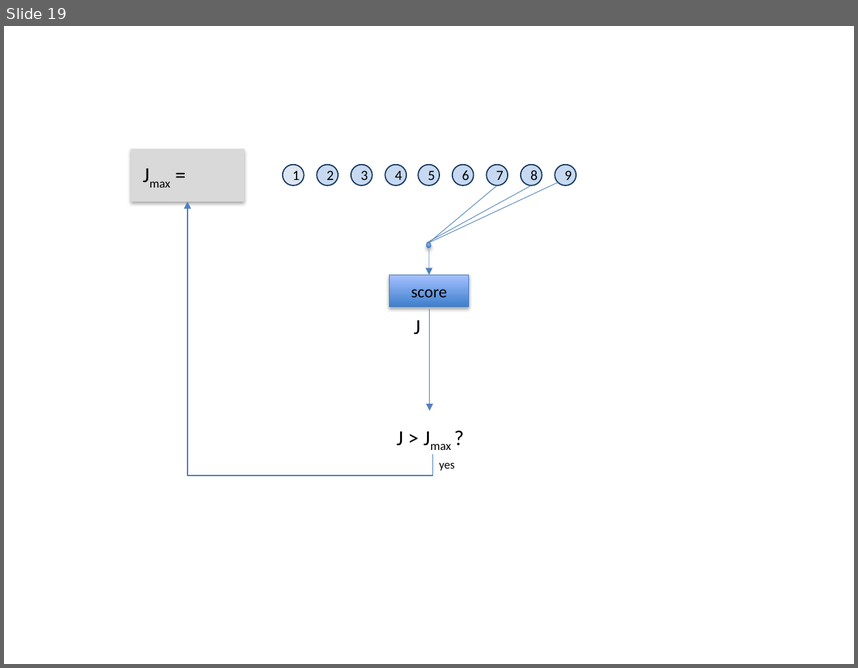
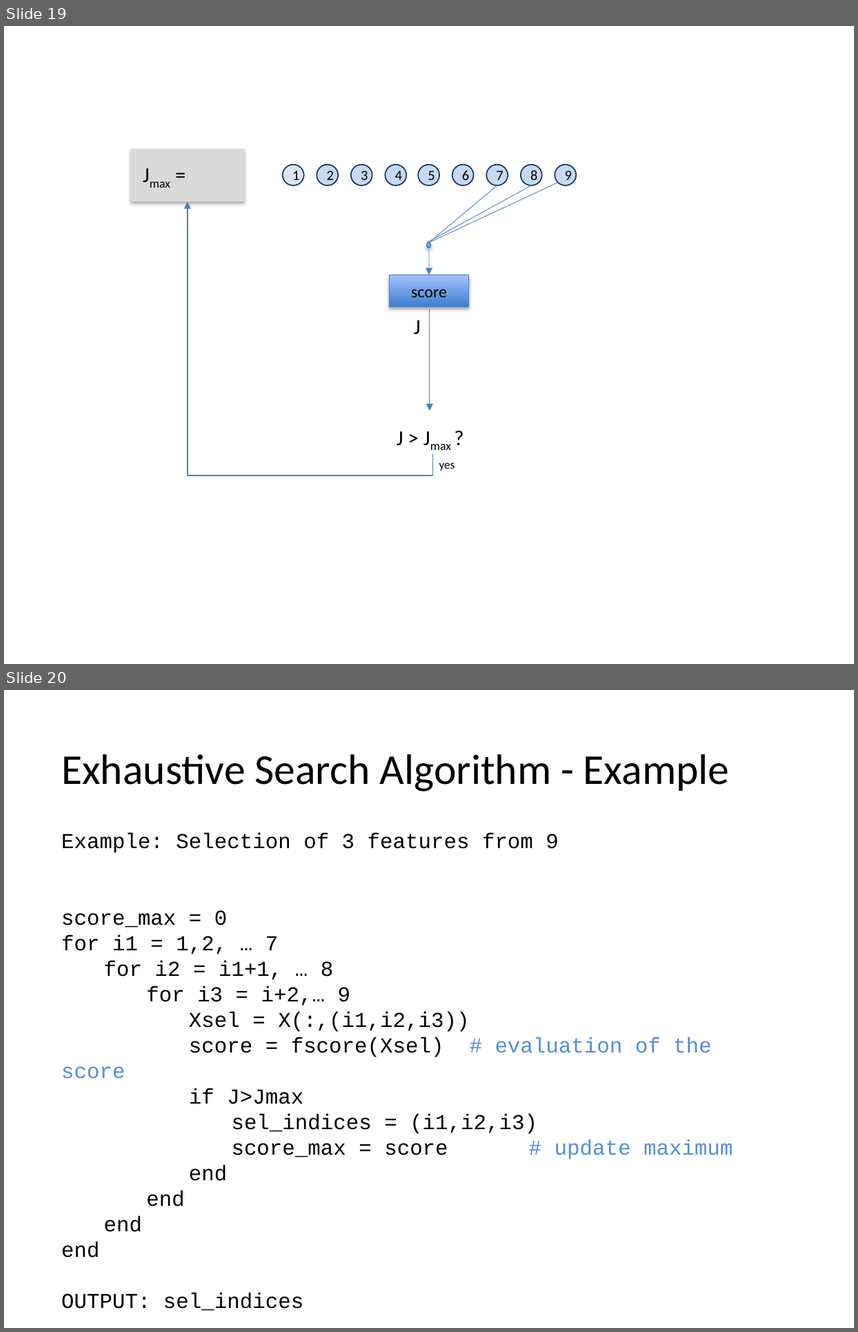
Before and after one commit to domingomery/patrones, a slide deck: clases/Cap03_Seleccion_de_Caracteristicas/presentations/PAT03_ExSearch.pptx. Shown one above the other, each under a label of ours: slide 19 before the commit, slides 19 and 20 after it. The pictures are 858x668 and 858x1332 pixels, drawn with LibreOffice and Linux fonts; fonts in the diff are those of the drawing. Boxes give left, top, right and bottom in pixels: in the first picture for what was removed or moved away, otherwise in the second. Text is boxed around its words. In the diff, an @@ line names an element or a change of style, - is before the commit and + after.

```diff
--- a/clases/Cap03_Seleccion_de_Caracteristicas/presentations/PAT03_ExSearch.pptx
+++ b/clases/Cap03_Seleccion_de_Caracteristicas/presentations/PAT03_ExSearch.pptx
@@ slide 20 added at (4, 690, 854, 1328), background #FFFFFF @@
@@ text added at (61, 754, 729, 791), 36 pt, text #000000 @@
+Exhaustive Search Algorithm - Example
@@ text added at (61, 833, 733, 1310), 18 pt, text #000000 @@
+Example: Selection of 3 features from 9
+score_max = 0
+for i1 = 1,2, … 7
+for i2 = i1+1, … 8
+for i3 = i+2,… 9
+Xsel = X(:,(i1,i2,i3))
+score = fscore(Xsel) # evaluation of the score
+if J>Jmax
+sel_indices = (i1,i2,i3)
+score_max = score # update maximum
+end
+end
+end
+end
+OUTPUT: sel_indices
```
Also in this commit, not shown: 1 slide changed, 11 other files.
